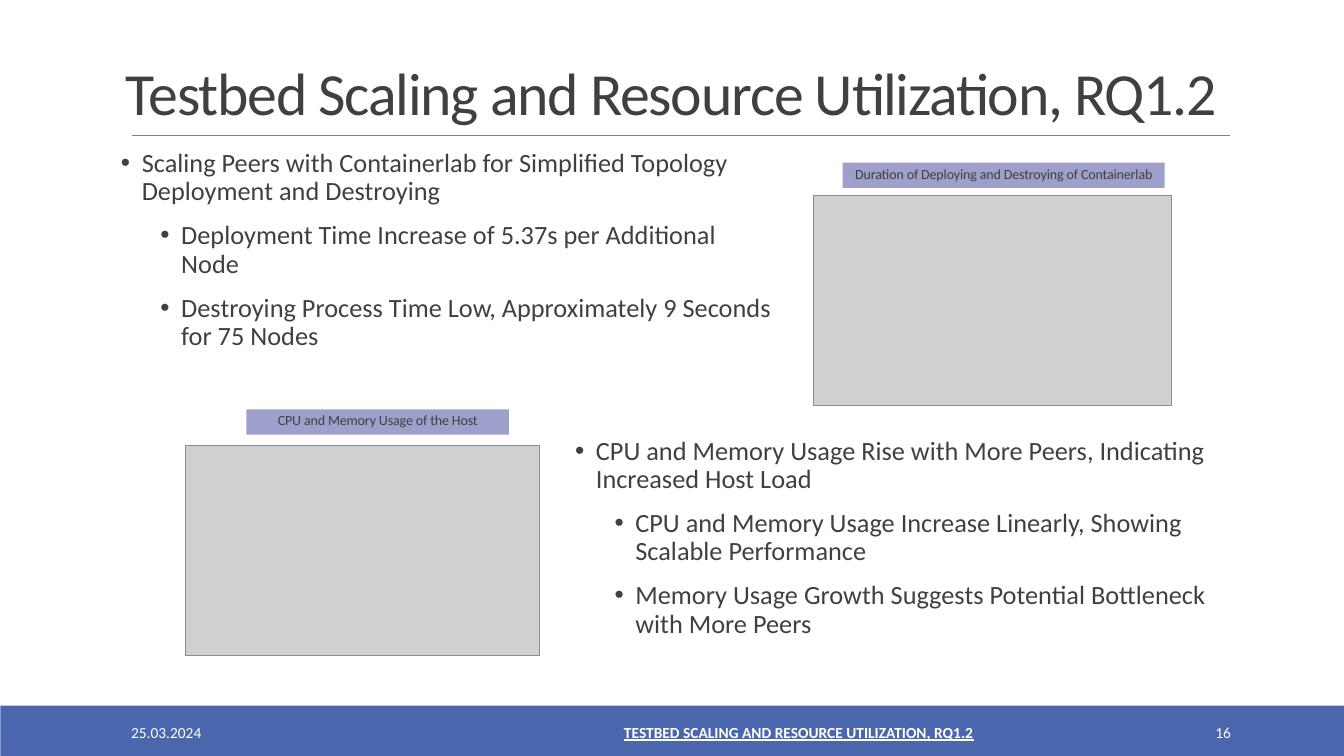
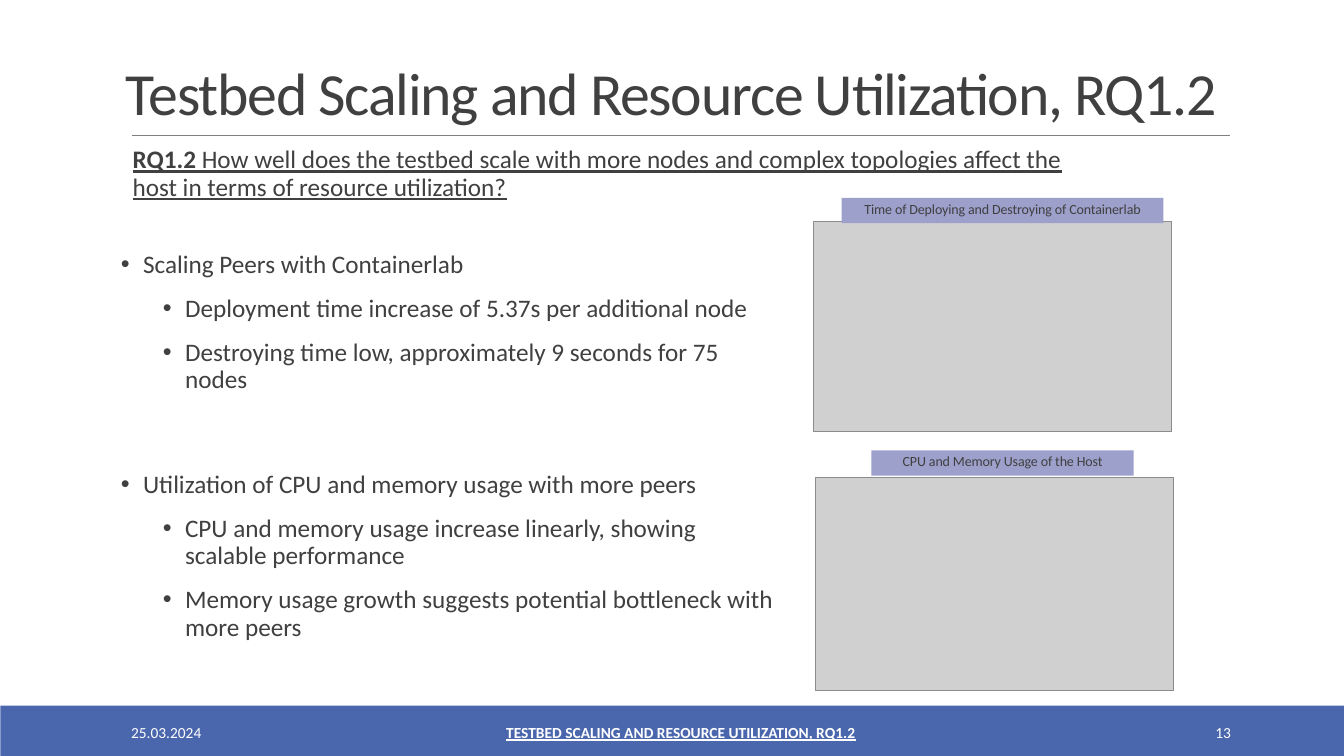
Before and after one commit to oezcankaraca/abschlussvortrag, a slide deck: slide 13 of Abschlussvortrag.pptx (slide 16 before the commit). Drawn at 1344x756 pixels with LibreOffice and Linux fonts; fonts in the diff are those of the drawing; grey boxes stand for pictures. Boxes give left, top, right and bottom in pixels: in the first picture for what was removed or moved away, otherwise in the second. Text is boxed around its words. In the diff, an @@ line names an element or a change of style, - is before the commit and + after.

```diff
--- a/Abschlussvortrag.pptx
+++ b/Abschlussvortrag.pptx
@@ text added at [133, 150, 1060, 200], 18 pt, text #404040, underline @@
+RQ1.2 How well does the testbed scale with more nodes and complex topologies affect the host in terms of resource utilization?
@@ rectangle "Time of Deploying and Destroying ...": place and size @@
-rectangle "Time of Deploying and Destroying ..." at [843, 162, 1165, 188]
+rectangle "Time of Deploying and Destroying ..." at [842, 198, 1164, 223]
@@ text in rectangle at [864, 204, 1140, 217]: text changed @@
-Duration of Deploying and Destroying of Containerlab
+Time of Deploying and Destroying of Containerlab
@@ picture: place and size @@
-picture at [814, 196, 1172, 405]
+picture at [814, 222, 1172, 432]
@@ text at [143, 255, 747, 388]: text changed; size 18.8 to 18 pt @@
-• Scaling Peers with Containerlab for Simplified Topology Deployment and Destroying
-  • Deployment Time Increase of 5.37s per Additional Node
-  • Destroying Process Time Low, Approximately 9 Seconds for 75 Nodes
+• Scaling Peers with Containerlab
+  • Deployment time increase of 5.37s per additional node
+  • Destroying time low, approximately 9 seconds for 75 nodes
@@ text at [143, 475, 772, 640]: text changed; size 18.8 to 18 pt @@
-• CPU and Memory Usage Rise with More Peers, Indicating Increased Host Load
-  • CPU and Memory Usage Increase Linearly, Showing Scalable Performance
-  • Memory Usage Growth Suggests Potential Bottleneck with More Peers
+• Utilization of CPU and memory usage with more peers
+  • CPU and memory usage increase linearly, showing scalable performance
+  • Memory usage growth suggests potential bottleneck with more peers
@@ picture: place and size @@
-picture at [186, 446, 539, 655]
+picture at [816, 477, 1175, 690]
@@ rectangle "CPU and Memory Usage of ...": place and size @@
-rectangle "CPU and Memory Usage of ..." at [246, 409, 508, 435]
+rectangle "CPU and Memory Usage of ..." at [871, 451, 1133, 476]
@@ text "TESTBED SCALING AND RESOURCE UTILIZATION, ...": place and size @@
-text "TESTBED SCALING AND RESOURCE UTILIZATION, ..." at [624, 728, 973, 741]
+text "TESTBED SCALING AND RESOURCE UTILIZATION, ..." at [506, 728, 855, 741]
@@ page number at [1215, 728, 1231, 738]: text changed @@
-16
+13
```
Also in this commit, not shown: 20 other slides changed, 2 slides removed, 2 other files.
